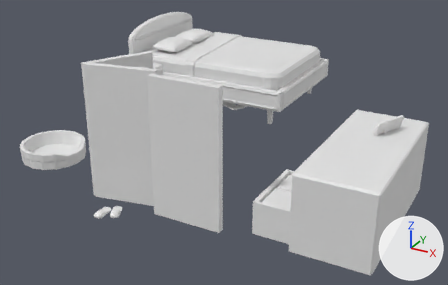
The Blender file scenes/bedroom.blend as it was, and as the next commit left it.
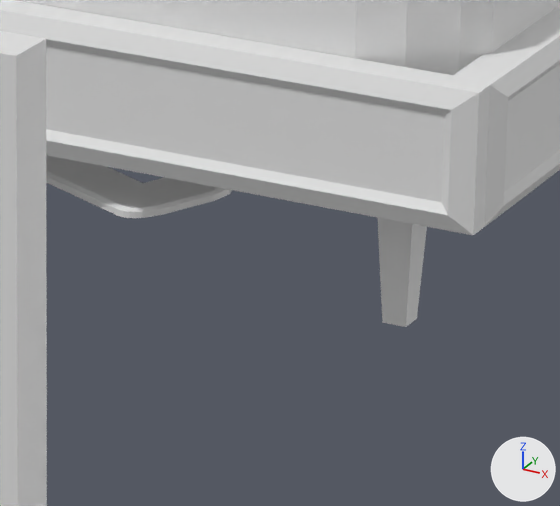
The first picture shows the older version from a 50 mm lens placed at (5.9, -0.2, 26.8), pointed at (-9.9, 28.6, 12.4). The close-ups show both versions on the part from 48% to 65% of the width and 28% to 52% of the height of that picture; other places that the commit changed are outside them. Every picture has the same lights, and +X, +Y and +Z are marked at lower right.

Names of what the first close-up shows: 'Bed.001', 'Bed.003', 'Bed.005', 'Closet.001', 'Sock'.
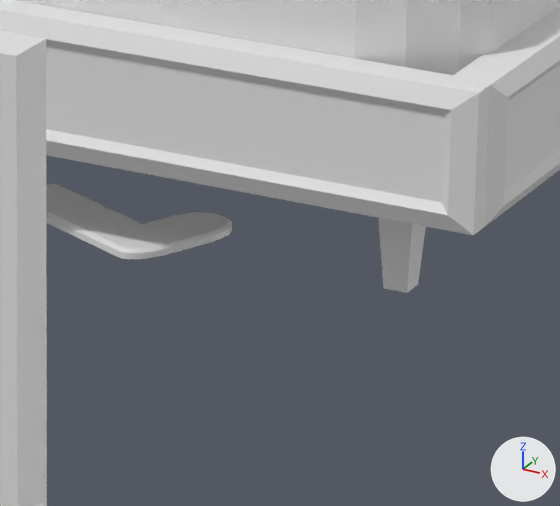
Where the change shows, as pixel boxes (x1, y1, x2, y2) in the close-ups (560 x 506 px):
'Sock', moved: before (46, 155, 232, 218); after (46, 184, 232, 259)
'Bed.005', moved, rescaled: before (377, 217, 427, 327); after (378, 218, 426, 293)

Edits to the bpy script that builds the scene:
```text
Change ob_bed_005:
    ob_bed_005.location: (-9.495, 34.049, 12.613) -> (-9.495, 34.049, 12.707)
    ob_bed_005.scale: (0.207, 0.207, 0.887) -> (0.207, 0.207, 0.663)
Change ob_sock:
    ob_sock.location: (-11.75, 33.868, 12.518) -> (-11.75, 33.868, 12.134)
```
